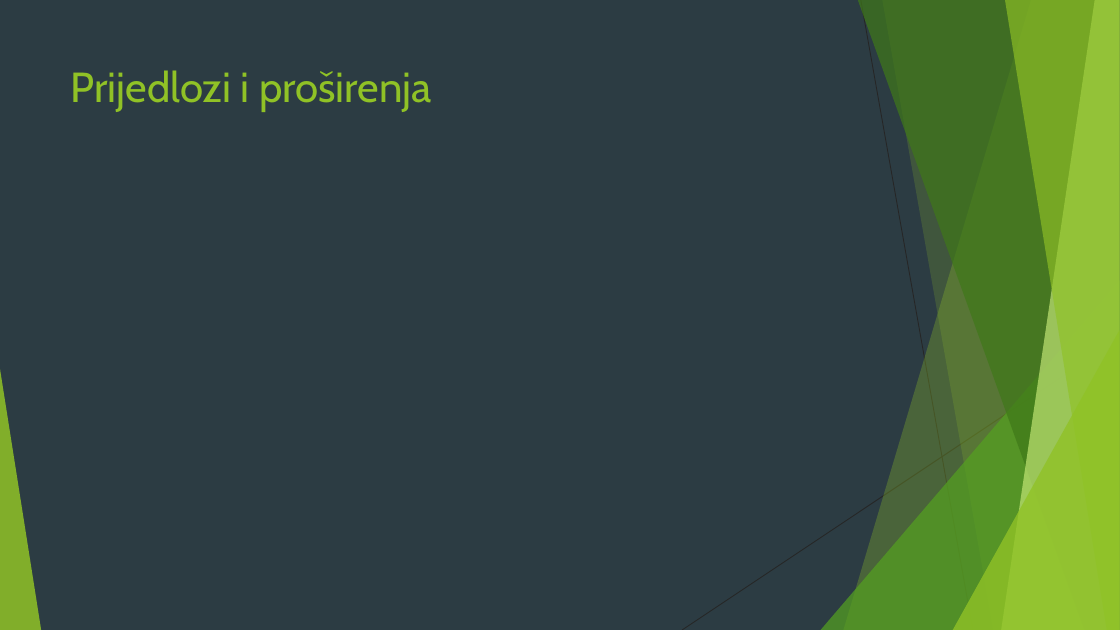
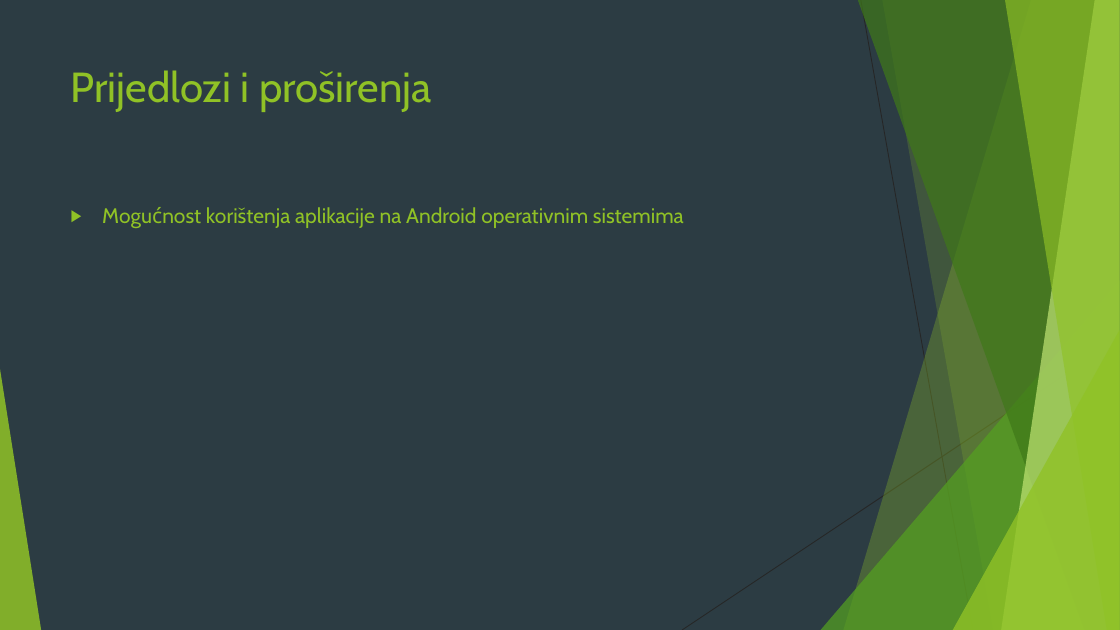
Before and after one commit to dejansimic00/ISZ_DT, a slide deck: slide 17 of EKamp.pptx. Drawn at 1120x630 pixels with LibreOffice and Linux fonts; fonts in the diff are those of the drawing. Boxes give left, top, right and bottom in pixels: in the first picture for what was removed or moved away, otherwise in the second. Text is boxed around its words. In the diff, an @@ line names an element or a change of style, - is before the commit and + after.

```diff
--- a/EKamp.pptx
+++ b/EKamp.pptx
@@ text added at [206,207,684,228], 18 pt, text #90C226 @@
+▶ Mogućnost korištenja aplikacije na Android operativnim sistemima
```
Also in this commit, not shown: 8 other slides changed, 1 other file.
